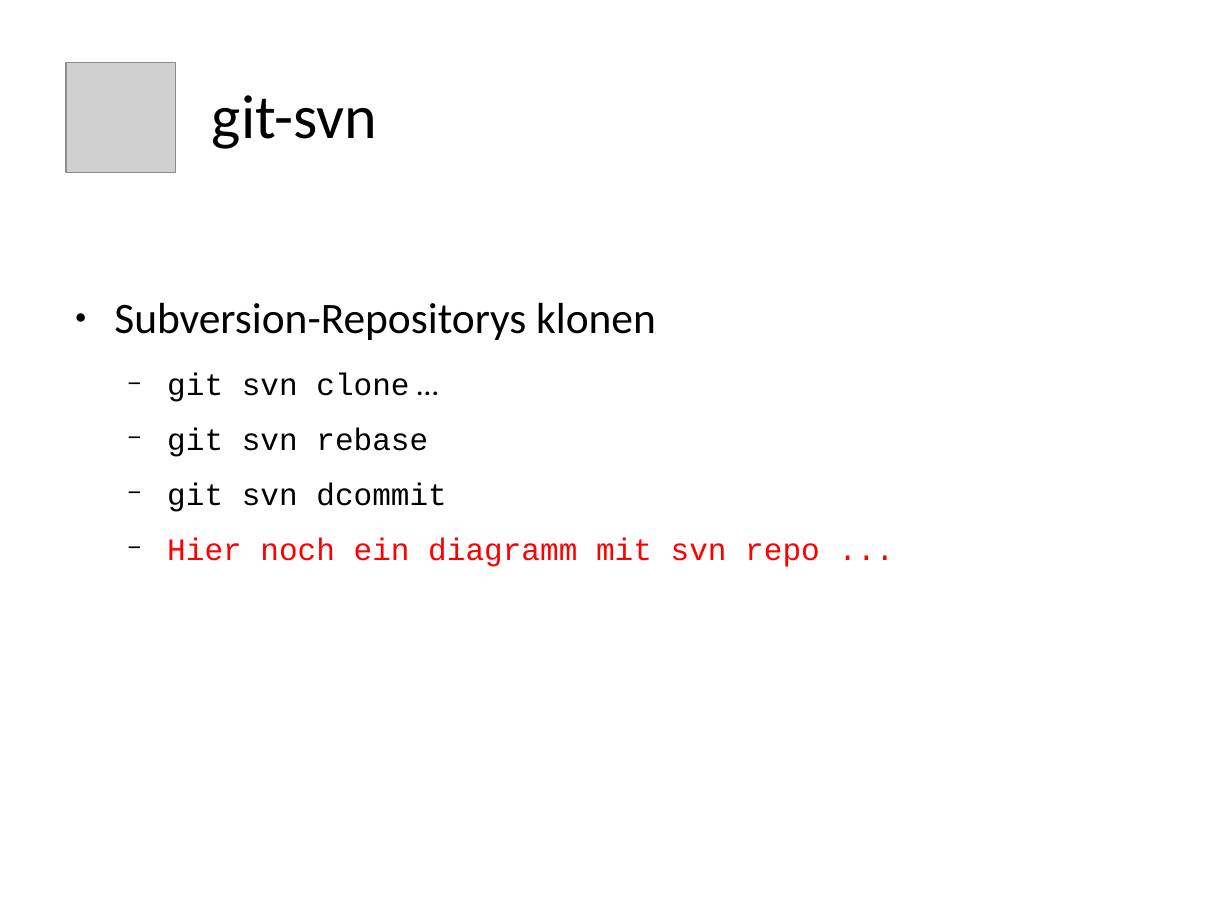
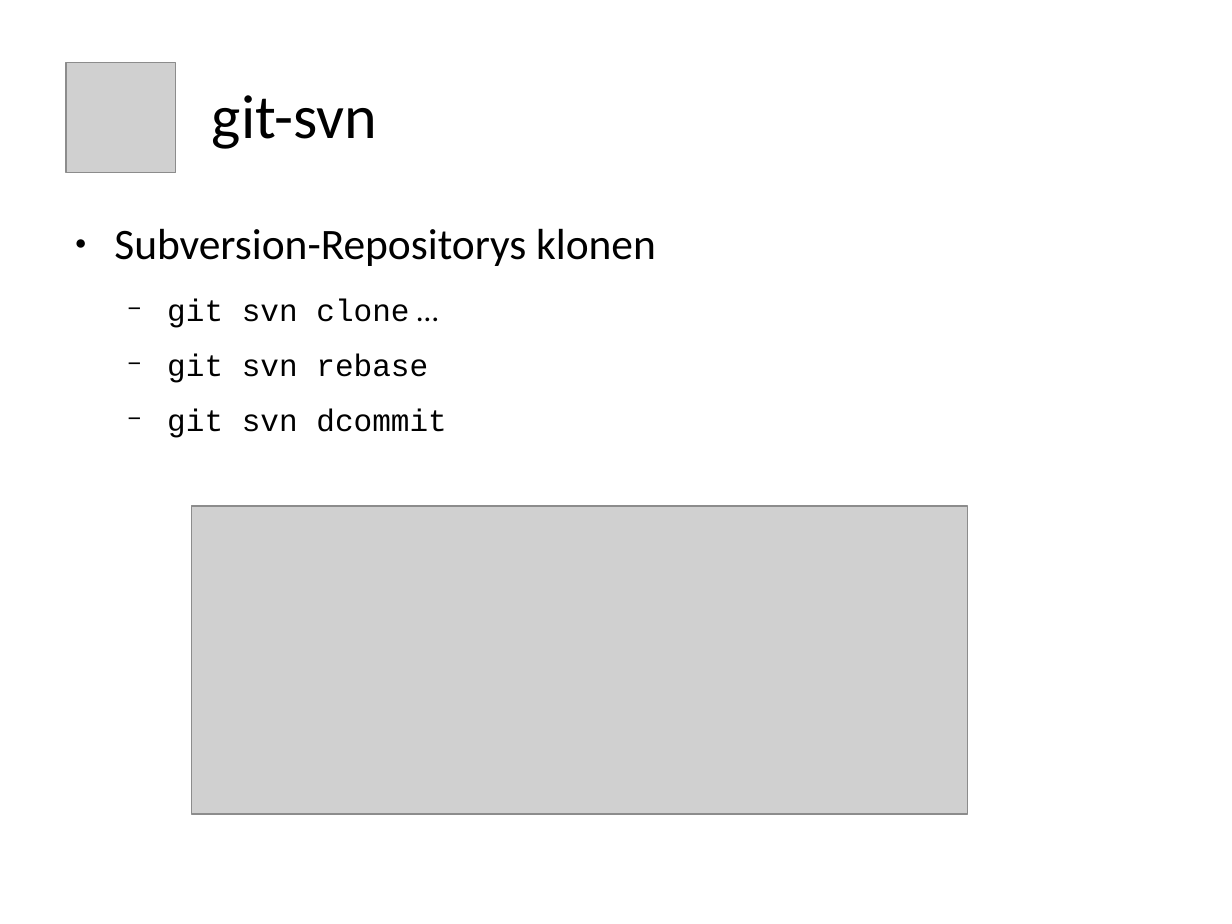
Before and after one commit to ukconet/testrepoB, a slide deck: slide 31 of git.odp. Drawn at 1232x924 pixels with LibreOffice and Linux fonts; fonts in the diff are those of the drawing; grey boxes stand for pictures. Boxes give left, top, right and bottom in pixels: in the first picture for what was removed or moved away, otherwise in the second. Text is boxed around its words. In the diff, an @@ line names an element or a change of style, - is before the commit and + after.

```diff
--- a/git.odp
+++ b/git.odp
@@ picture added at bbox=[191, 506, 968, 815] @@
@@ text at bbox=[167, 537, 820, 567]: paragraph removed @@
-  − Hier noch ein diagramm mit svn repo ...
```
Also in this commit, not shown: 1 other slide changed, 4 other files.
